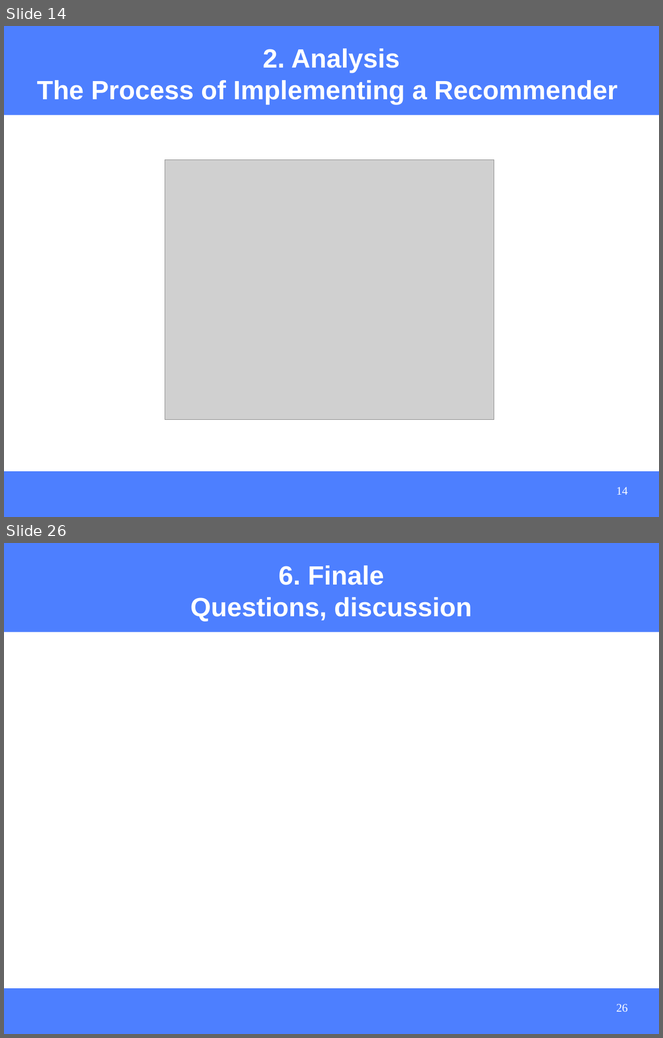
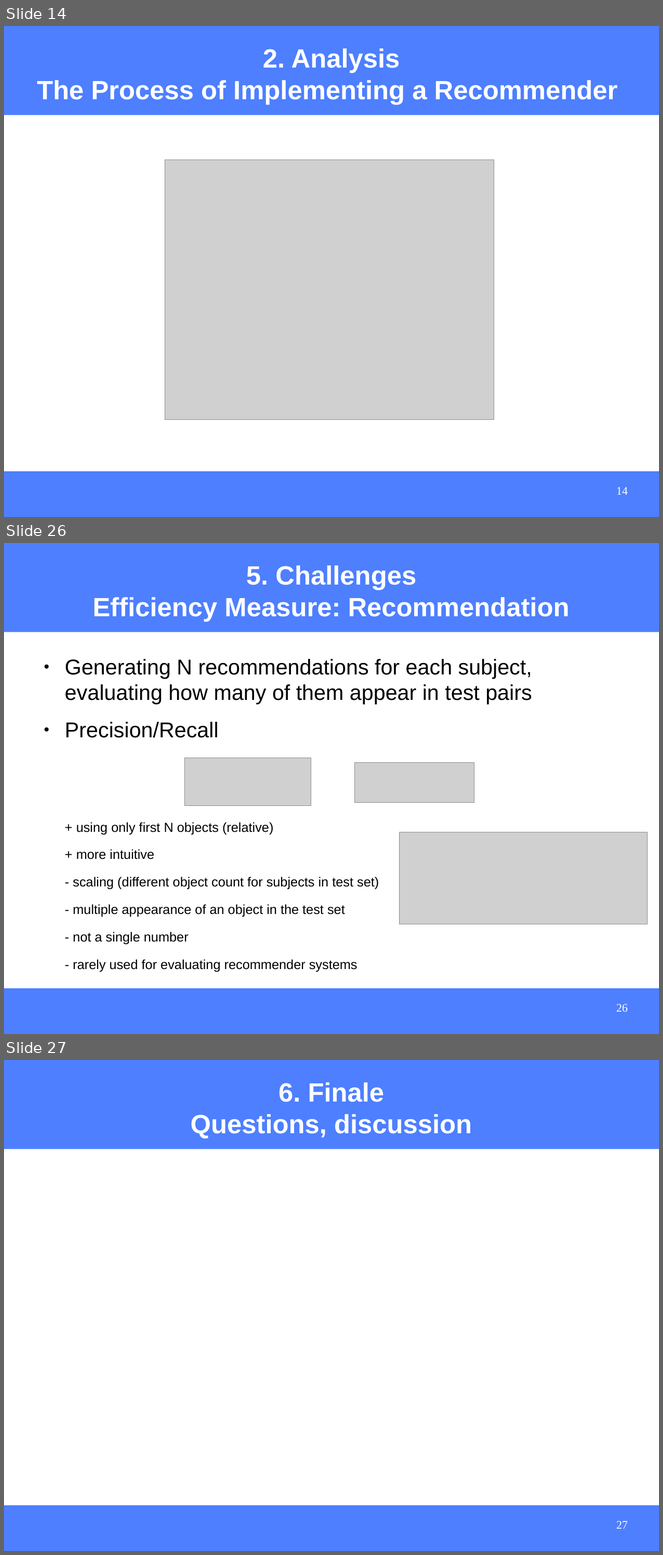
Before and after one commit to hasantayyar/unresyst, a slide deck: docs/presentations/unresyst_seminar_110308.odp. Shown one above the other, each under a label of ours: slides 14 and 26 before the commit, slides 14, 26 and 27 after it; the slides between them are not shown. The pictures are 663x1038 and 663x1555 pixels, drawn with LibreOffice and Linux fonts; fonts in the diff are those of the drawing; grey boxes stand for pictures. Boxes give left, top, right and bottom in pixels: in the first picture for what was removed or moved away, otherwise in the second. Text is boxed around its words. In the diff, an @@ line names an element or a change of style, - is before the commit and + after.

```diff
--- a/docs/presentations/unresyst_seminar_110308.odp
+++ b/docs/presentations/unresyst_seminar_110308.odp
@@ slide 26 added at [4, 543, 659, 1034], background #FFFFFF; not listed: 2 template elements that a slide beside it also shows @@
@@ title added at [93, 565, 570, 622], 32 pt, text #FFFFFF, bold @@
+5. Challenges
+Efficiency Measure: Recommendation
@@ text added at [65, 659, 532, 973], 16 pt, text #000000 @@
+● Generating N recommendations for each subject, evaluating how many of them appear in test pairs
+● Precision/Recall
++ using only first N objects (relative)
++ more intuitive
+- scaling (different object count for subjects in test set)
+- multiple appearance of an object in the test set
+- not a single number
+- rarely used for evaluating recommender systems
@@ picture added at [185, 758, 311, 806] @@
@@ picture added at [355, 762, 474, 803] @@
@@ picture added at [399, 833, 648, 925] @@
@@ page number added at [617, 1004, 628, 1012], 14 pt, text #FFFFFF @@
+26
@@ what was slide 26 is now slide 27 @@
@@ page number at [617, 1521, 628, 1529]: text changed @@
-26
+27
```
Also in this commit, not shown: 3 slides changed, 8 other slides added, 8 slides removed, 16 other files.
